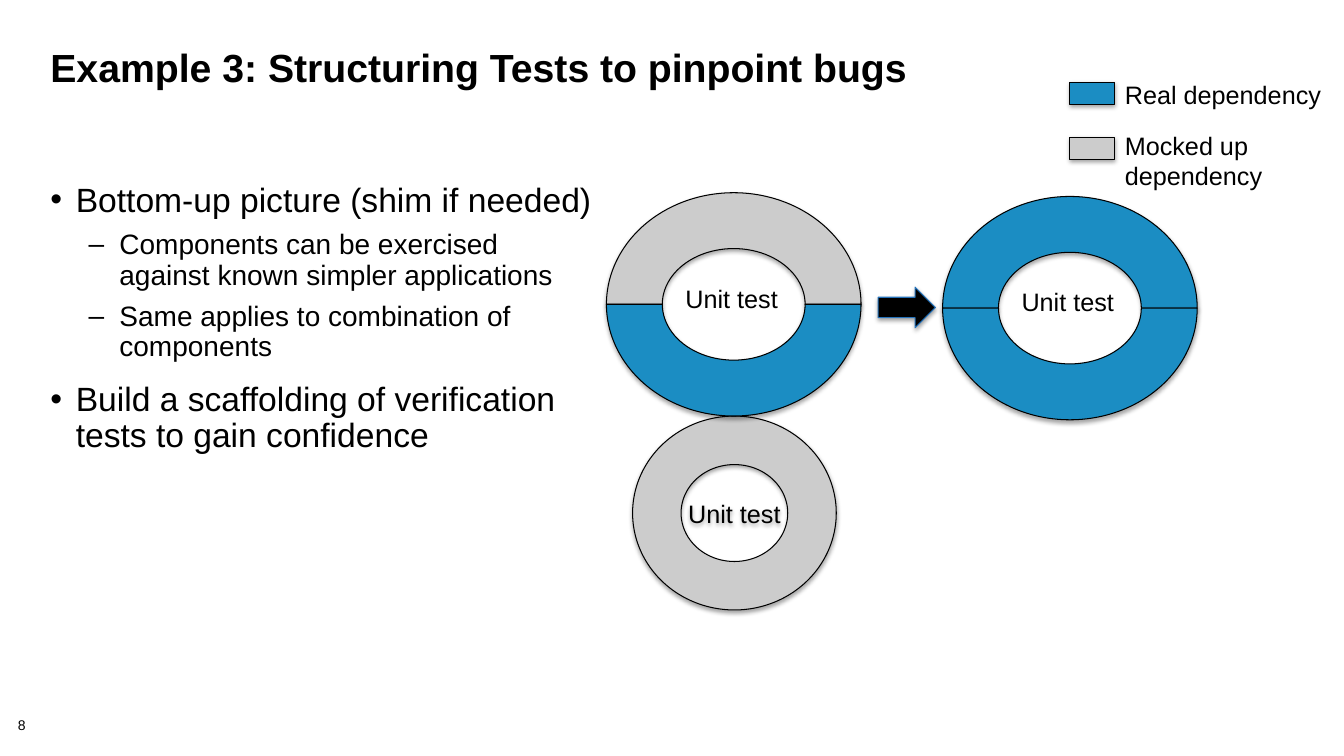
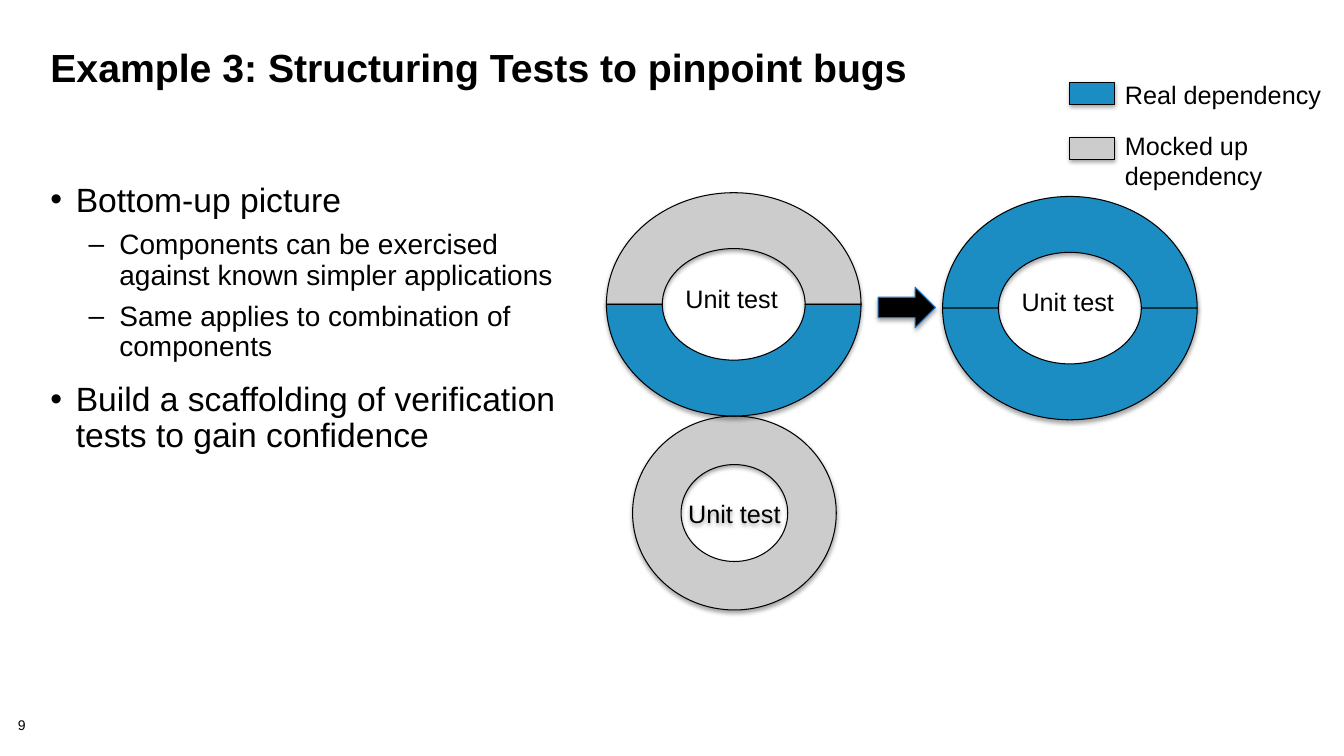
Before and after one commit to bssw-tutorial/presentations, a slide deck: slide 9 of testing-advanced.pptx (slide 8 before the commit). Drawn at 1344x756 pixels with LibreOffice and Linux fonts; fonts in the diff are those of the drawing; background and template pictures are left out. Boxes give left, top, right and bottom in pixels: in the first picture for what was removed or moved away, otherwise in the second. Text is boxed around its words. In the diff, an @@ line names an element or a change of style, - is before the commit and + after.

```diff
--- a/testing-advanced.pptx
+++ b/testing-advanced.pptx
@@ text at bbox=[76, 187, 341, 219]: text changed @@
-• Bottom-up picture (shim if needed)
+• Bottom-up picture
```
Also in this commit, not shown: 4 other slides changed, 2 slides added.
